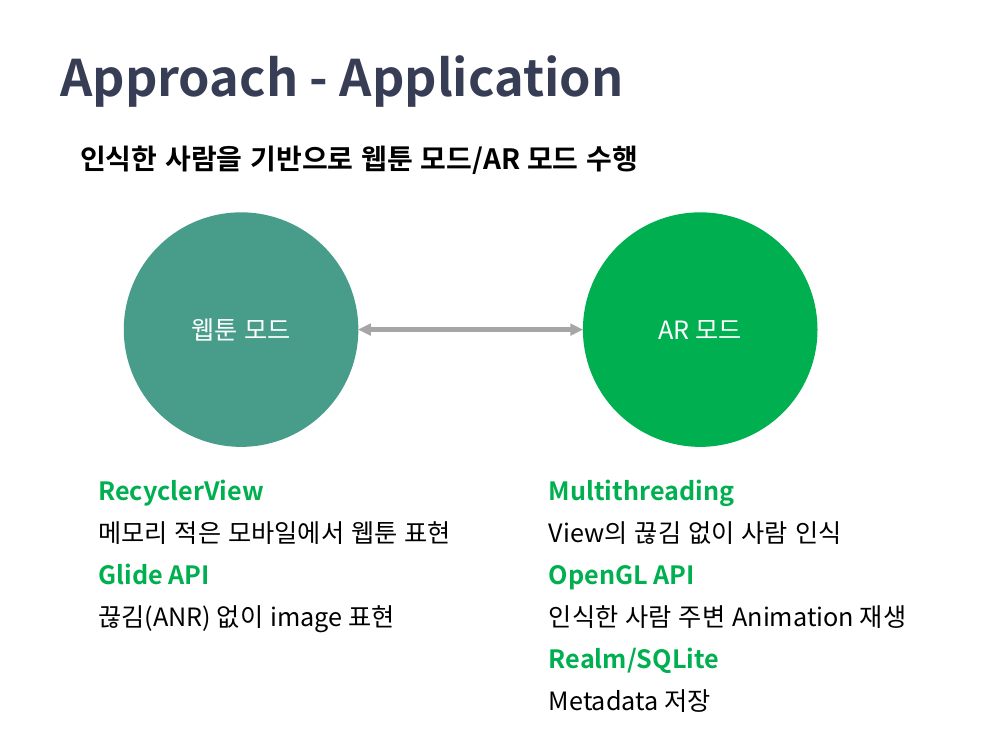
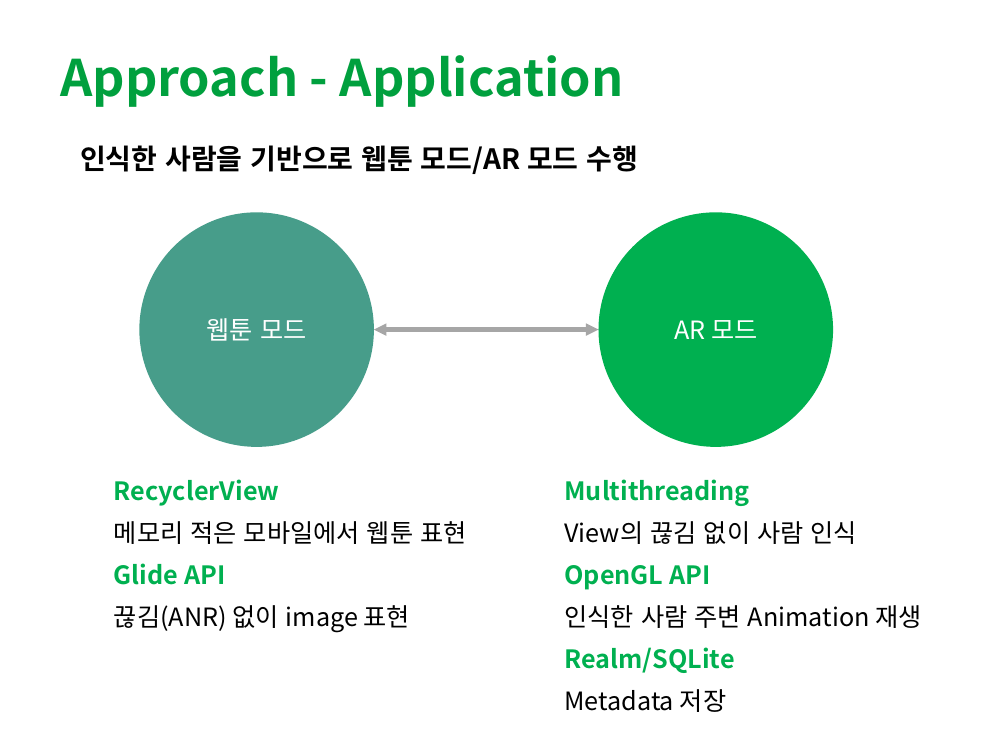
Before and after one commit to Jamjomjara/snu-artoon, a slide deck: slide 10 of artoon-spec.pptx. Drawn at 1008x756 pixels with LibreOffice and Linux fonts; fonts in the diff are those of the drawing. Boxes give left, top, right and bottom in pixels: in the first picture for what was removed or moved away, otherwise in the second. Text is boxed around its words. In the diff, an @@ line names an element or a change of style, - is before the commit and + after.

```diff
--- a/artoon-spec.pptx
+++ b/artoon-spec.pptx
@@ title "Approach - Application" at box(60, 55, 624, 107): text colour #373D54 to #00A03E @@
@@ 2 ellipses, 2 texts, 1 double arrow: place and size @@
-2 ellipses, 2 texts, 1 double arrow at box(98, 213, 906, 712)
+2 ellipses, 2 texts, 1 double arrow at box(114, 213, 921, 712)
```
Also in this commit, not shown: 14 other slides changed, 2 slides added, 2 slides removed.
